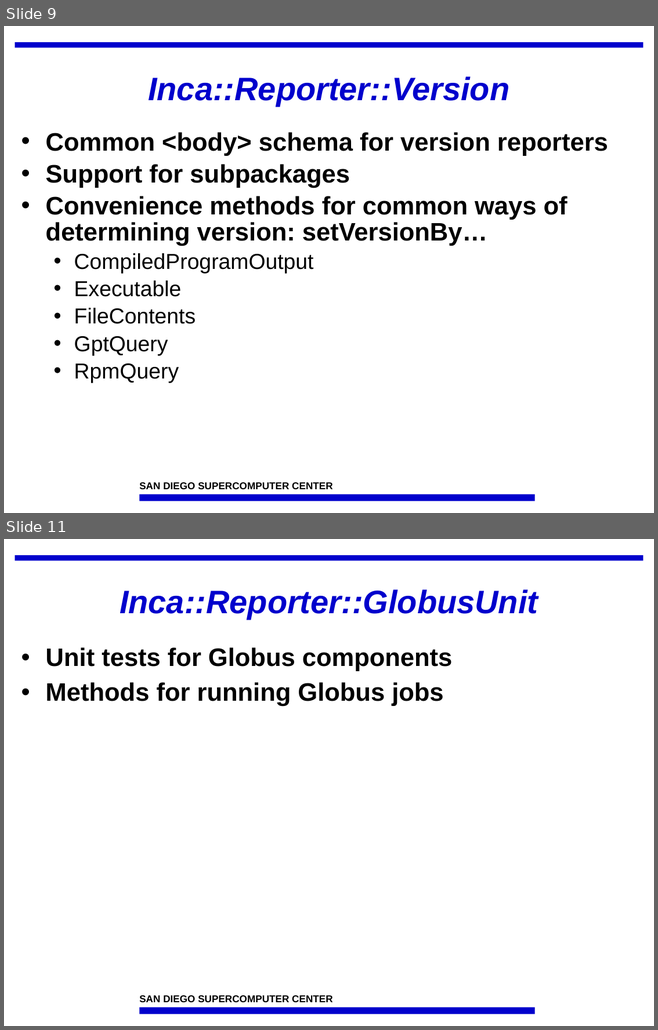
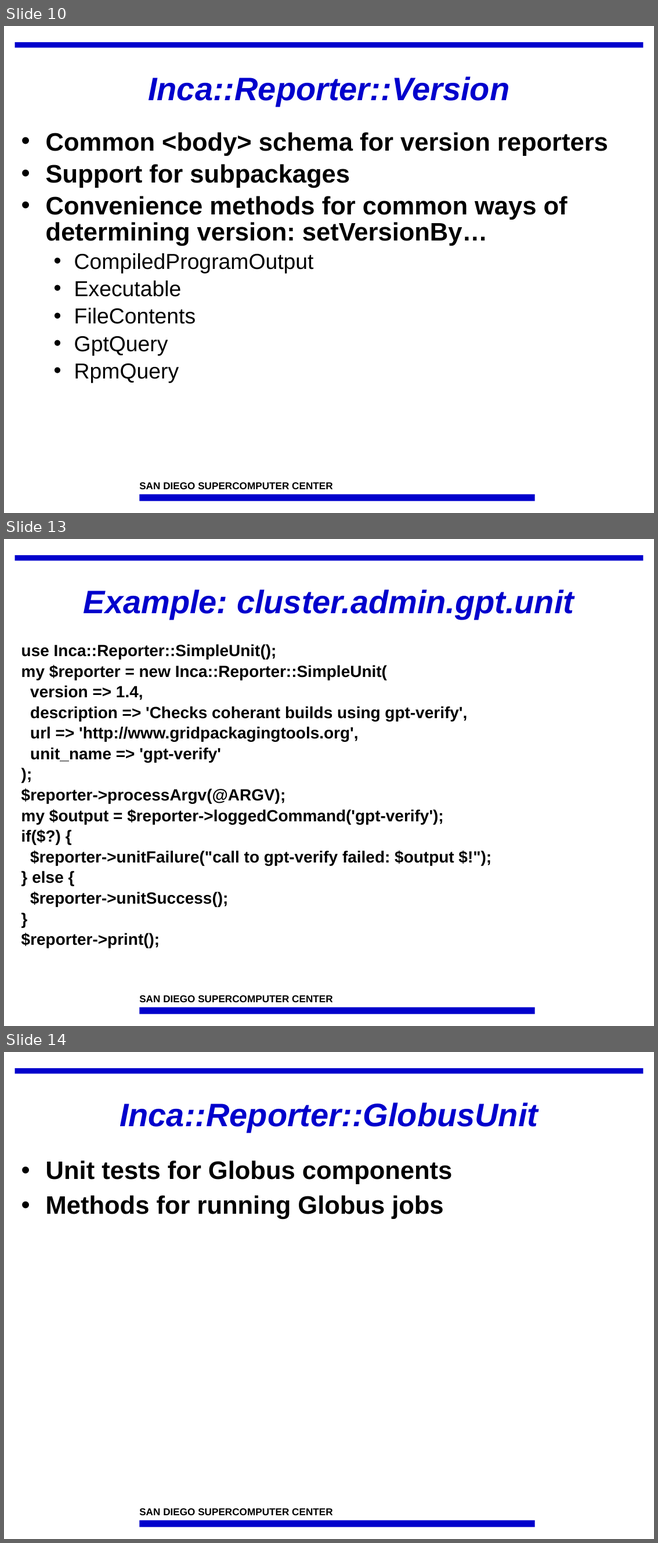
Before and after one commit to IncaProject/inca-xsede, a slide deck: talks/incaReporters.ppt. Shown one above the other, each under a label of ours: slides 9 and 11 before the commit, slides 10, 13 and 14 after it; the slides between them are not shown. The pictures are 658x1030 and 658x1543 pixels, drawn with LibreOffice and Linux fonts; fonts in the diff are those of the drawing; background and template pictures are left out. Boxes give left, top, right and bottom in pixels: in the first picture for what was removed or moved away, otherwise in the second. Text is boxed around its words. In the diff, an @@ line names an element or a change of style, - is before the commit and + after.

Commit message:
Add examples.

```diff
--- a/talks/incaReporters.ppt
+++ b/talks/incaReporters.ppt
@@ slide 13 added at (4, 539, 654, 1026), background #FFFFFF; not listed: 3 template elements that a slide beside it also shows @@
@@ title added at (83, 589, 574, 619), 36 pt, text #0000CC, bold, italic @@
+Example: cluster.admin.gpt.unit
@@ text added at (21, 644, 467, 948), 18 pt, text #000000, bold @@
+use Inca::Reporter::SimpleUnit();
+my $reporter = new Inca::Reporter::SimpleUnit(
+version => 1.4,
+description => 'Checks coherant builds using gpt-verify',
+url => 'http://www.gridpackagingtools.org',
+unit_name => 'gpt-verify'
+);
+$reporter->processArgv(@ARGV);
+my $output = $reporter->loggedCommand('gpt-verify');
+if($?) {
+$reporter->unitFailure("call to gpt-verify failed: $output $!");
+} else {
+$reporter->unitSuccess();
+}
+$reporter->print();
@@ what was slide 9 is now slide 10 @@
@@ what was slide 11 is now slide 14 @@
```
Also in this commit, not shown: 3 slides changed, 4 other slides added.
